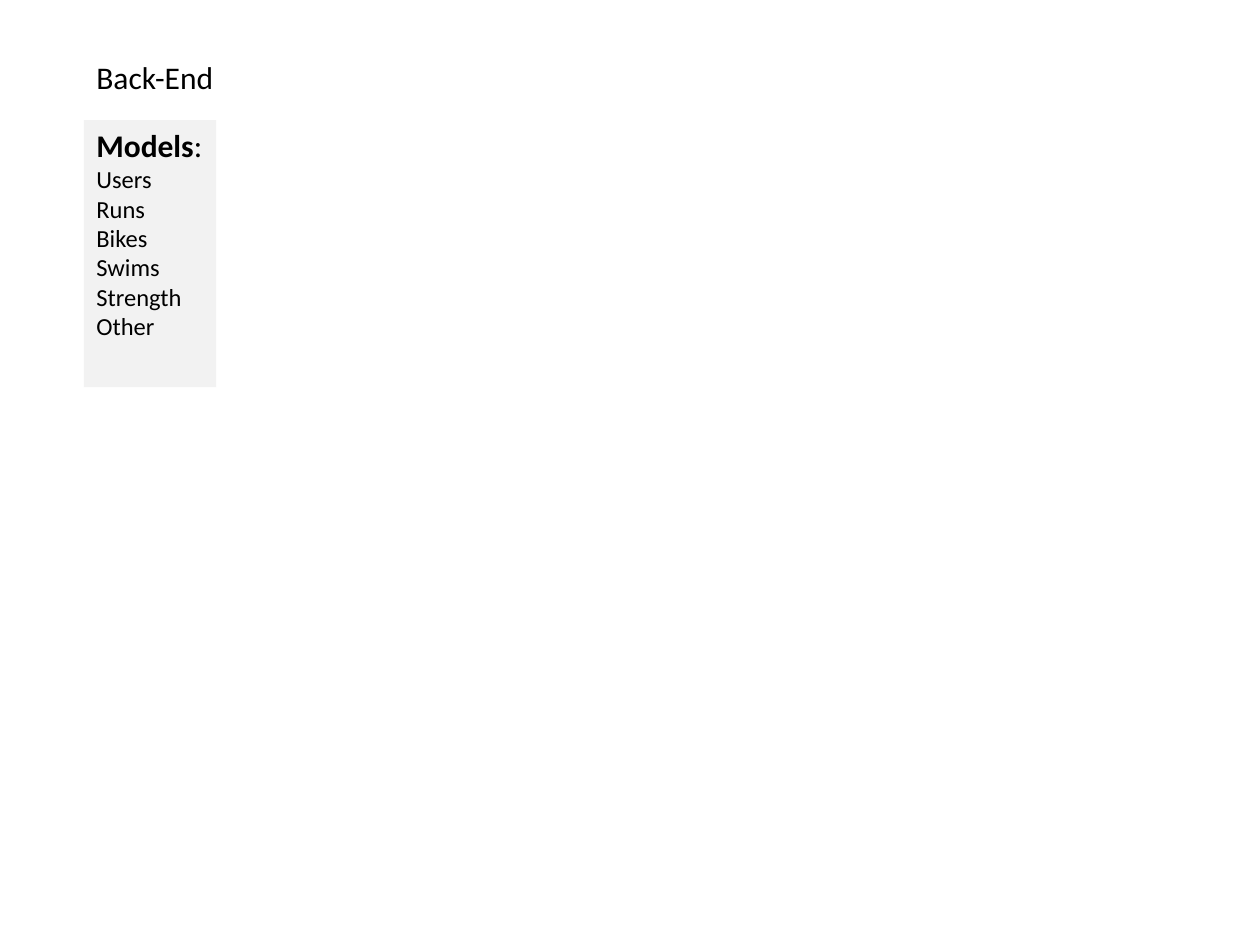
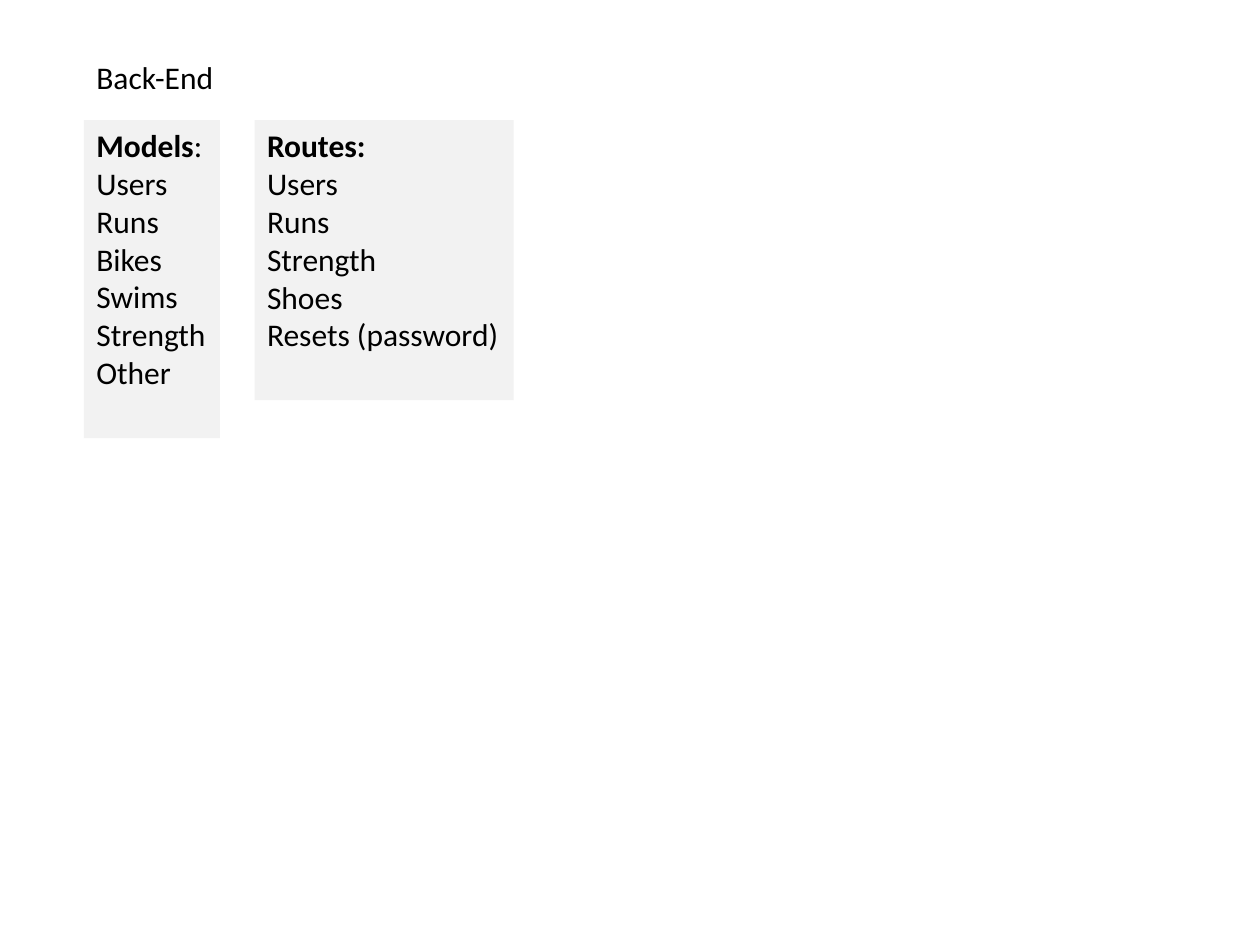
Before and after one commit to curtisyungen/outwork-1.0, a slide deck: slide 3 of Outline.pptx. Drawn at 1260x945 pixels with LibreOffice and Linux fonts; fonts in the diff are those of the drawing. Boxes give left, top, right and bottom in pixels: in the first picture for what was removed or moved away, otherwise in the second. Text is boxed around its words. In the diff, an @@ line names an element or a change of style, - is before the commit and + after.

```diff
--- a/Outline.pptx
+++ b/Outline.pptx
@@ rectangle "Models:": place and size @@
-rectangle "Models:" at box(84, 120, 217, 387)
+rectangle "Models:" at box(84, 120, 220, 437)
@@ rectangle added at box(255, 120, 514, 399), fill #F2F2F2, 18 pt, text #000000 @@
+Routes:
+Users
+Runs
+Strength
+Shoes
+Resets (password)
@@ text in rectangle at box(96, 174, 205, 385): size 14 to 18 pt in "Users", "Runs", "Bikes", "Swims" and 2 more places @@
```
Also in this commit, not shown: 3 other slides changed, 1 slide removed.
